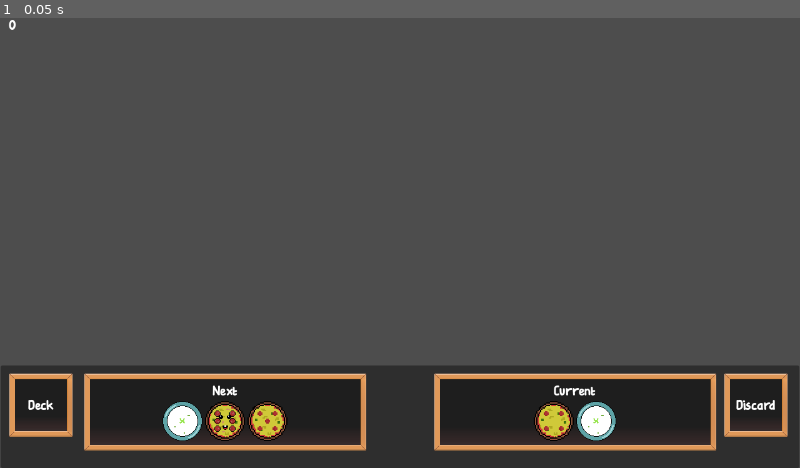
Above: before the commit, frame 1.
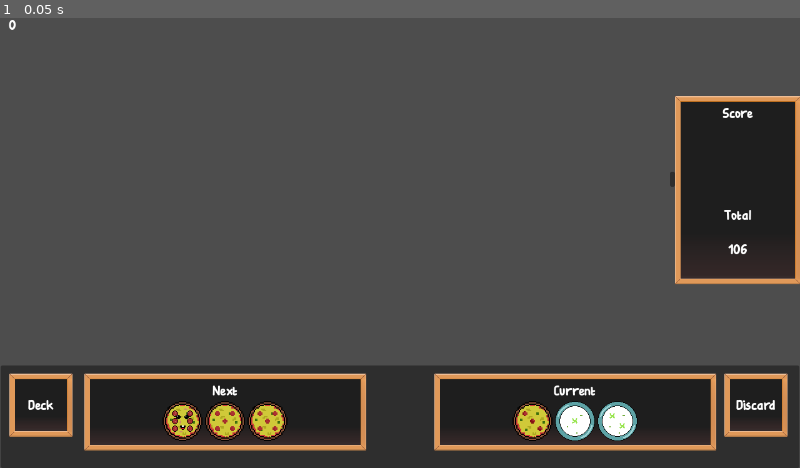
Above: after the commit, the same moment.

Repository: jshorte/dice-diner
Game: Godot game, scene res://Scenes/main.tscn
Same seed, same stepped clock (60 frames per second), same inputs: the game is played once before the commit and once after it.
Inputs:
- Up to frame 1 (0.05 s): no input

The runs differ from the first frame. In frame 1, 8.0% of the frame differs, in the area x 20-100%, y 17-94%.

Commit message:
Basic scoring

Diff:
--- a/Resources/Dice_types/garlic_dice.tres
+++ b/Resources/Dice_types/garlic_dice.tres
@@ -1,6 +1,6 @@
-[gd_resource type="Resource" script_class="Dice_template" load_steps=2 format=3 uid="uid://d1bd3e7avodog"]
+[gd_resource type="Resource" script_class="GarlicTemplate" load_steps=2 format=3 uid="uid://d1bd3e7avodog"]
 
-[ext_resource type="Script" uid="uid://tlp6wwagkgy7" path="res://Scripts/Dice/dice_resource_template.gd" id="1_lscw0"]
+[ext_resource type="Script" uid="uid://cq350s7x2jq0n" path="res://Scripts/Dice/Templates/garlic_template.gd" id="1_lscw0"]
 
 [resource]
 script = ExtResource("1_lscw0")
--- a/Resources/Dice_types/pizza_dice.tres
+++ b/Resources/Dice_types/pizza_dice.tres
@@ -1,6 +1,6 @@
-[gd_resource type="Resource" script_class="Dice_template" load_steps=2 format=3 uid="uid://b2uvb152kdiy3"]
+[gd_resource type="Resource" script_class="PizzaTemplate" load_steps=2 format=3 uid="uid://b2uvb152kdiy3"]
 
-[ext_resource type="Script" uid="uid://tlp6wwagkgy7" path="res://Scripts/Dice/dice_resource_template.gd" id="1_b4wed"]
+[ext_resource type="Script" uid="uid://cch8ohfe7e5n5" path="res://Scripts/Dice/Templates/pizza_template.gd" id="1_b4wed"]
 
 [resource]
 script = ExtResource("1_b4wed")
--- a/Scenes/hud.tscn
+++ b/Scenes/hud.tscn
@@ -125,6 +125,7 @@
 alignment = 1
 
 [node name="Deck" type="PanelContainer" parent="Bottom Bar"]
+unique_name_in_owner = true
 layout_mode = 0
 offset_left = 15.0
 offset_top = 570.0
@@ -137,22 +138,23 @@
 text = "Deck"
 horizontal_alignment = 1
 
-[node name="Deck Preview" type="PanelContainer" parent="Bottom Bar"]
-visible = false
+[node name="DeckPreview" type="PanelContainer" parent="Bottom Bar"]
+unique_name_in_owner = true
 layout_mode = 2
 offset_left = 16.0
 offset_top = 440.0
-offset_right = 46.0
+offset_right = 115.0
 offset_bottom = 548.0
 theme_override_styles/panel = ExtResource("3_ioopo")
 
-[node name="DeckHBox" type="HBoxContainer" parent="Bottom Bar/Deck Preview"]
+[node name="DeckHBox" type="HBoxContainer" parent="Bottom Bar/DeckPreview"]
 unique_name_in_owner = true
 layout_mode = 2
 size_flags_horizontal = 0
 size_flags_vertical = 4
 
 [node name="Discard" type="PanelContainer" parent="Bottom Bar"]
+unique_name_in_owner = true
 layout_mode = 0
 offset_left = 1159.0
 offset_top = 570.0
@@ -166,16 +168,18 @@
 horizontal_alignment = 1
 vertical_alignment = 1
 
-[node name="Discard Preview" type="PanelContainer" parent="Bottom Bar"]
-visible = false
-layout_mode = 2
-offset_left = 1237.0
+[node name="DiscardPreview" type="PanelContainer" parent="Bottom Bar"]
+unique_name_in_owner = true
+layout_mode = 2
+offset_left = 1159.0
 offset_top = 441.0
-offset_right = 1267.0
+offset_right = 1260.0
 offset_bottom = 549.0
-theme_override_styles/panel = ExtResource("3_ioopo")
-
-[node name="DiscardHBox" type="HBoxContainer" parent="Bottom Bar/Discard Preview"]
+grow_horizontal = 0
+pivot_offset = Vector2(99, 105)
+theme_override_styles/panel = ExtResource("3_ioopo")
+
+[node name="DiscardHBox" type="HBoxContainer" parent="Bottom Bar/DiscardPreview"]
 unique_name_in_owner = true
 layout_mode = 2
 size_flags_vertical = 4
@@ -203,17 +207,17 @@
 alignment = 1
 
 [node name="Active Panel" type="Control" parent="."]
+layout_mode = 3
+anchors_preset = 0
+offset_right = 40.0
+offset_bottom = 40.0
+
+[node name="Active" type="Panel" parent="Active Panel"]
 visible = false
-layout_mode = 3
-anchors_preset = 0
-offset_right = 40.0
-offset_bottom = 40.0
-
-[node name="Active" type="Panel" parent="Active Panel"]
-layout_mode = 0
-offset_top = 192.0
+layout_mode = 0
+offset_top = 123.0
 offset_right = 200.0
-offset_bottom = 492.0
+offset_bottom = 423.0
 theme_override_styles/panel = ExtResource("3_ioopo")
 
 [node name="Current Text" type="Label" parent="Active Panel/Active"]
@@ -239,7 +243,6 @@
 script = ExtResource("4_owgk4")
 
 [node name="Score Panel" type="Control" parent="."]
-visible = false
 layout_mode = 3
 anchors_preset = 0
 offset_right = 40.0
@@ -248,9 +251,9 @@
 [node name="Score" type="Panel" parent="Score Panel"]
 layout_mode = 0
 offset_left = 1080.0
-offset_top = 192.0
+offset_top = 126.0
 offset_right = 1280.0
-offset_bottom = 492.0
+offset_bottom = 426.0
 
 [node name="Score_Show_Hide" type="Button" parent="Score Panel/Score"]
 layout_mode = 2
--- a/Scenes/main.tscn
+++ b/Scenes/main.tscn
@@ -1,8 +1,9 @@
-[gd_scene load_steps=6 format=3 uid="uid://c2chpl83qlbgg"]
+[gd_scene load_steps=7 format=3 uid="uid://c2chpl83qlbgg"]
 
 [ext_resource type="Script" uid="uid://dr3k335nwyl6p" path="res://Scripts/main.gd" id="1_8gbba"]
 [ext_resource type="PackedScene" uid="uid://bdu3kdmck2ij3" path="res://Scenes/hud.tscn" id="2_bo1nx"]
 [ext_resource type="Script" uid="uid://dp8trb1b32k15" path="res://Scripts/Managers/deck_manager.gd" id="2_jjvhh"]
+[ext_resource type="Script" uid="uid://cx7jyyuceqadj" path="res://Scripts/Managers/score_manager.gd" id="3_jjvhh"]
 
 [sub_resource type="RectangleShape2D" id="RectangleShape2D_bo1nx"]
 size = Vector2(1920, 20)
@@ -17,6 +18,9 @@
 
 [node name="DeckManager" type="Node" parent="Managers"]
 script = ExtResource("2_jjvhh")
+
+[node name="ScoreManager" type="Node" parent="Managers"]
+script = ExtResource("3_jjvhh")
 
 [node name="HUD" parent="Managers" instance=ExtResource("2_bo1nx")]
 
--- a/Scripts/Dice/dice_resource_template.gd
+++ b/Scripts/Dice/Templates/dice_template.gd
@@ -8,3 +8,9 @@
 @export var dice_sprite_animation_path : String
 @export var dice_type: G_ENUM.DiceType
 @export var dice_name : String
+
+func calculate_score(dice: Dice) -> int:
+    if dice.special_interactions.has("garlic"):
+        var garlic = dice.special_interactions["garlic"]
+
+    return dice._face_value
--- /dev/null
+++ b/Scripts/Dice/Templates/garlic_template.gd
@@ -0,0 +1,7 @@
+class_name GarlicTemplate extends DiceTemplate
+
+func calculate_score(dice: Dice) -> int:
+    if dice.first_collision_dice:
+        var other = dice.first_collision_dice
+        return (other._face_value + other.bonus_score) * dice._face_value
+    return 0
--- /dev/null
+++ b/Scripts/Dice/Templates/pizza_template.gd
@@ -0,0 +1,4 @@
+class_name PizzaTemplate extends DiceTemplate
+
+func calculate_score(dice: Dice) -> int:
+	return dice._face_value + dice.bonus_score
--- a/Scripts/Dice/dice.gd
+++ b/Scripts/Dice/dice.gd
@@ -27,8 +27,11 @@
 const STRENGTH_MULTIPLIER: float = 10.0
 const UNITS_TO_PIXELS : float = 3.2
 
-var arrow: Node2D = null
-var arrow_scene = preload("res://Scenes/arrow.tscn")
+var score: int = 0
+var bonus_score: int = 0
+
+var _arrow: Node2D = null
+var _arrow_scene = preload("res://Scenes/arrow.tscn")
 var _cached_sprite_frames = null
 
 func initialise_values_from_template():
@@ -38,7 +41,6 @@
 		_max_value = dice_template.dice_max
 		_interval = dice_template.dice_interval
 		_type = dice_template.dice_type
-		_available_values.clear()
 		for n in range(_min_value, _max_value + 1, _interval):
 			_available_values.append(n)
 		_available_values_index = randi() % _available_values.size()
@@ -51,10 +53,12 @@
 		roll_animation.pause()
 
 func _ready() -> void:
+	SignalManager.reset_dice_score.connect(_reset_score)
 	_initialise_visuals_from_template()
-	arrow = arrow_scene.instantiate()
-	add_child(arrow)
+	_arrow = _arrow_scene.instantiate()
+	add_child(_arrow)
 	hide_arrow()
+	connect("body_entered", _on_body_entered)
 
 
 func _physics_process(delta: float) -> void:
@@ -128,18 +132,18 @@
 	return get_input_vector().normalized()
 
 func show_arrow():
-	arrow.visible = true
+	_arrow.visible = true
 
 func hide_arrow():
-	arrow.visible = false
+	_arrow.visible = false
 
 func update_arrow():
 	show_arrow()
 	var center = global_position
 	var current_angle = center.angle_to_point(get_global_mouse_position())
 	var point_on_circle = calculate_circle_point(dice_radius, current_angle, center)
-	arrow.global_position = point_on_circle
-	arrow.rotation = current_angle - rotation
+	_arrow.global_position = point_on_circle
+	_arrow.rotation = current_angle - rotation
 
 func set_dice_selection(new_selection: G_ENUM.DiceSelection):
 	if dice_selection == new_selection:
@@ -187,3 +191,31 @@
 	if _cached_sprite_frames:
 		return _cached_sprite_frames.get_frame_texture("All", sprite_frame)
 	return null
+
+
+func get_score() -> int:
+	if not dice_template:
+		return 0
+
+	return dice_template.calculate_score(self)
+
+
+func _reset_score():
+	score = 0
+	bonus_score = 0
+
+
+func _on_body_entered(body: Node) -> void:
+	if _type == G_ENUM.DiceType.PIZZA:
+		bonus_score += 1
+		print("Bonus score increased to: ", bonus_score)
+
+
+func roll_face():
+	if not dice_template:
+		return
+	_available_values_index = randi() % _available_values.size()
+	_face_value = _available_values[_available_values_index]
+
+	if roll_animation:
+		roll_animation.frame = _available_values_index
--- a/Scripts/Managers/deck_manager.gd
+++ b/Scripts/Managers/deck_manager.gd
@@ -8,9 +8,13 @@
 var _next : Array = []
 var _current : Array = []
 var _discard : Array = []
-var _draw_amount : int = 5
-var _transfer_amount : int = 2
+var _draw_amount : int = 3
+# var _transfer_amount : int = 2
 var _player_inventory : Array = [
+	G_ENUM.DiceType.PIZZA,
+	G_ENUM.DiceType.PIZZA,
+	G_ENUM.DiceType.PIZZA,
+	G_ENUM.DiceType.PIZZA,
 	G_ENUM.DiceType.PIZZA,
 	G_ENUM.DiceType.PIZZA,
 	G_ENUM.DiceType.PIZZA,
@@ -23,6 +27,7 @@
 func _ready():
 	SignalManager.request_deck_load.connect(_on_load_deck)
 	SignalManager.request_deck_draw.connect(_on_request_deck_draw)
+	SignalManager.phase_state_changed.connect(_on_phase_state_changed)
 	SignalManager.emit_ready.connect(_emit_ready)
 
 
@@ -30,7 +35,15 @@
 	SignalManager.deck_manager_ready.emit()
 
 
-func _draw_to_next():
+func _on_phase_state_changed(new_state: G_ENUM.PhaseState):
+	if new_state == G_ENUM.PhaseState.DRAW:
+		_transfer_current_to_discard()
+		_transfer_next_to_current()
+		_transfer_draw_to_next()
+		SignalManager.draw_completed.emit()
+
+
+func _transfer_draw_to_next():
 	if _deck.size() < _draw_amount and _discard.size() > 0:
 		_reshuffle_discard_into_deck()
 	var drawn = []
@@ -44,17 +57,27 @@
 
 
 func _transfer_next_to_current():
-	for i in min(_transfer_amount, _next.size()):
+	for i in _next.size():
 		var dice = _next.pop_front()
 		SignalManager.remove_from_deck_panel.emit(G_ENUM.DeckArea.NEXT, dice)
 		_current.append(dice)
 		SignalManager.add_to_deck_panel.emit(G_ENUM.DeckArea.CURRENT, dice)
 
 
+func _transfer_current_to_discard():
+	for dice in _current:
+		SignalManager.remove_from_deck_panel.emit(G_ENUM.DeckArea.CURRENT, dice)
+		_discard.append(dice)
+		SignalManager.add_to_deck_panel.emit(G_ENUM.DeckArea.DISCARD, dice)
+	_current.clear()
+
+
 func _reshuffle_discard_into_deck():
 	_deck = _discard.duplicate()
 	_discard.clear()
 	_deck.shuffle()
+	for dice in _deck:
+		dice.roll_face()
 
 
 func _on_load_deck():
@@ -79,5 +102,6 @@
 
 
 func _on_request_deck_draw():
-	_draw_to_next()
+	_transfer_draw_to_next()
 	_transfer_next_to_current()
+	_transfer_draw_to_next()
--- a/Scripts/Managers/score_manager.gd
+++ b/Scripts/Managers/score_manager.gd
@@ -1 +1,30 @@
 extends Node
+
+var dice_to_score: Array[Dice] = []
+var total_score: int = 0
+
+func _ready() -> void:
+	SignalManager.emit_ready.connect(_emit_ready)
+	SignalManager.dice_placed.connect(_on_dice_placed)
+	SignalManager.phase_state_changed.connect(_on_phase_state_changed)
+
+func _emit_ready():
+	SignalManager.score_manager_ready.emit()
+
+func _on_dice_placed(dice: Dice, position: Vector2):
+	dice_to_score.append(dice)
+
+func _on_phase_state_changed(new_state: G_ENUM.PhaseState):
+	if new_state == G_ENUM.PhaseState.SCORE:
+		_calculate_score()
+
+func _calculate_score():
+	var round_score: int = 0
+
+	for dice in dice_to_score:
+		round_score += dice.get_score()
+
+	total_score += round_score
+	print("Round Score: ", round_score)
+	print("Total Score: ", total_score)
+	SignalManager.score_completed.emit()
--- a/Scripts/Managers/signal_manager.gd
+++ b/Scripts/Managers/signal_manager.gd
@@ -3,6 +3,7 @@
 # Initialisation
 signal hud_manager_ready
 signal deck_manager_ready
+signal score_manager_ready
 signal emit_ready
 
 # Dice management
@@ -10,10 +11,12 @@
 signal dice_placed
 signal dice_started_moving
 signal dice_finished_moving
+signal reset_dice_score
 
 # Deck management
 signal request_deck_load
 signal request_deck_draw
+signal draw_completed
 
 # GUI management
 signal add_to_deck_panel
@@ -21,3 +24,6 @@
 
 # Game management
 signal phase_state_changed
+
+# Scoring management
+signal score_completed
--- a/Scripts/UI/deck_bar.gd
+++ b/Scripts/UI/deck_bar.gd
@@ -6,6 +6,8 @@
 var _selected_dice_sprite: TextureRect = null
 var _phase_state: G_ENUM.PhaseState = G_ENUM.PhaseState.PREPARE
 var _input_enabled: bool = true
+var _deck_preview_locked: bool = false
+var _discard_preview_locked: bool = false
 
 @onready var _current_hbox: HBoxContainer = get_node("%CurrentHBox")
 @onready var _next_hbox: HBoxContainer = get_node("%NextHBox")
@@ -14,11 +16,34 @@
 @onready var _current_dice_panel: PanelContainer = get_node("%CurrentDice")
 @onready var _play_area_panel: Panel = get_node("%PlayArea")
 
+## Deck Panels
+@onready var _deck_panel: PanelContainer = get_node("%Deck")
+@onready var _deck_preview_panel: PanelContainer = get_node("%DeckPreview")
+
+## Discard Panels
+@onready var _discard_panel: PanelContainer = get_node("%Discard")
+@onready var _discard_preview_panel: PanelContainer = get_node("%DiscardPreview")
+
+
+
+
 func _ready():
 	SignalManager.add_to_deck_panel.connect(_on_add_to_deck_panel)
 	SignalManager.remove_from_deck_panel.connect(_on_remove_from_deck_panel)
 	SignalManager.phase_state_changed.connect(_on_phase_state_changed)
 	SignalManager.emit_ready.connect(_emit_ready)
+
+	## Deck Panel Signals
+	_deck_panel.mouse_entered.connect(_on_deck_mouse_entered)
+	_deck_panel.mouse_exited.connect(_on_deck_mouse_exited)
+	_deck_panel.gui_input.connect(_on_deck_panel_gui_input)
+	_deck_preview_panel.visible = false
+
+	## Discard Panel Signals
+	_discard_panel.mouse_entered.connect(_on_discard_mouse_entered)
+	_discard_panel.mouse_exited.connect(_on_discard_mouse_exited)
+	_discard_panel.gui_input.connect(_on_discard_panel_gui_input)
+	_discard_preview_panel.visible = false
 
 func _emit_ready():
 	SignalManager.hud_manager_ready.emit()
@@ -125,3 +150,37 @@
 func _on_phase_state_changed(new_state: G_ENUM.PhaseState) -> void:
 	_phase_state = new_state
 	_input_enabled = (new_state == G_ENUM.PhaseState.PREPARE)
+
+## DECK PANEL FUNCTIONS
+func _on_deck_mouse_entered():
+	_deck_preview_panel.visible = true
+
+
+func _on_deck_mouse_exited():
+	if not _deck_preview_locked:
+		_deck_preview_panel.visible = false
+
+
+func _on_deck_panel_gui_input(event):
+	if event is InputEventMouseButton and \
+	event.pressed and \
+	event.button_index == MOUSE_BUTTON_LEFT:
+		_deck_preview_locked = not _deck_preview_locked
+		_deck_preview_panel.visible = _deck_preview_locked
+
+## DISCARD PANEL FUNCTIONS
+func _on_discard_mouse_entered():
+	_discard_preview_panel.visible = true
+
+
+func _on_discard_mouse_exited():
+	if not _discard_preview_locked:
+		_discard_preview_panel.visible = false
+
+
+func _on_discard_panel_gui_input(event):
+	if event is InputEventMouseButton and \
+	event.pressed and \
+	event.button_index == MOUSE_BUTTON_LEFT:
+		_discard_preview_locked = not _discard_preview_locked
+		_discard_preview_panel.visible = _discard_preview_locked
--- a/Scripts/g_enum.gd
+++ b/Scripts/g_enum.gd
@@ -6,4 +6,4 @@
 enum DiceSelection { DISABLED, ACTIVE, INACTIVE }
 enum DiceState { MOVING, STATIONARY }
 enum GameState { SELECT, PLAY, SCORE }
-enum PhaseState { PREPARE, ROLL, DRAW }
+enum PhaseState { PREPARE, ROLL, SCORE, DRAW }
--- a/Scripts/main.gd
+++ b/Scripts/main.gd
@@ -4,31 +4,72 @@
 var _stationary_dice_count: int = 0
 var _isHUDReady: bool = false
 var _isDeckReady: bool = false
+var _isScoreReady: bool = false
 var _phase_state: G_ENUM.PhaseState = G_ENUM.PhaseState.PREPARE
 
 @onready var _dice_tree_node = get_node("%Dice")
 
+#region Initialisation
+############################################################
+####					Initialisation					####
+############################################################
 func _ready():
 	SignalManager.hud_manager_ready.connect(_on_hud_manager_ready)
 	SignalManager.deck_manager_ready.connect(_on_deck_manager_ready)
+	SignalManager.score_manager_ready.connect(_on_score_manager_ready)
 	SignalManager.dice_placed.connect(_on_dice_placed)
 	SignalManager.dice_started_moving.connect(_on_dice_started_moving)
 	SignalManager.dice_finished_moving.connect(_on_dice_finished_moving)
+	SignalManager.score_completed.connect(_on_score_completed)
+	SignalManager.draw_completed.connect(_on_draw_completed)
 	SignalManager.emit_ready.emit() # Tell children that the main node is ready
 
-# Initialisation
+
 func _on_hud_manager_ready():
 	_isHUDReady = true
 	_check_all_ready()
+
 
 func _on_deck_manager_ready():
 	_isDeckReady = true
 	_check_all_ready()
 
+
+func _on_score_manager_ready():
+	_isScoreReady = true
+	_check_all_ready()
+
+
 func _check_all_ready():
-	if _isHUDReady and _isDeckReady:
+	if _isHUDReady and _isDeckReady and _isScoreReady:
 		_phase_state = G_ENUM.PhaseState.PREPARE
 		SignalManager.request_deck_load.emit()
+#endregion Initialisation
+#region Dice Logic
+########################################################
+####					Dice Logic					####
+########################################################
+func _on_dice_started_moving():
+	_stationary_dice_count -= 1
+	print("Stationary dice count: ", _stationary_dice_count, "/", _total_dice_in_play)
+
+
+func _reset_dice_counters():
+	_total_dice_in_play = 0
+	_stationary_dice_count = 0
+#endregion Dice Logic
+#region State Management
+################################################################
+####					STATE MANAGEMENT					####
+################################################################
+func set_phase_state(state: G_ENUM.PhaseState):
+	if _phase_state == state:
+		return
+
+	_phase_state = state
+	print("Phase state changed to: ", _phase_state)
+	SignalManager.phase_state_changed.emit(_phase_state)
+
 
 func _on_dice_placed(dice: Dice, position: Vector2):
 	set_phase_state(G_ENUM.PhaseState.ROLL)
@@ -43,37 +84,20 @@
 		if d.dice_state == G_ENUM.DiceState.STATIONARY:
 			_stationary_dice_count += 1
 
-func set_phase_state(state: G_ENUM.PhaseState):
-	if _phase_state == state:
-		return
-
-	_phase_state = state
-	print("Phase state changed to: ", _phase_state)
-	SignalManager.phase_state_changed.emit(_phase_state)
-
-
-func _on_dice_started_moving():
-	_stationary_dice_count -= 1
-	print("Stationary dice count: ", _stationary_dice_count, "/", _total_dice_in_play)
-
 
 func _on_dice_finished_moving():
 	_stationary_dice_count += 1
 	print("Stationary dice count: ", _stationary_dice_count, "/", _total_dice_in_play)
 
 	if _stationary_dice_count == _total_dice_in_play:
-		print("All dice are stationary, setting phase to DRAW")
-		# TODO: Work out if we want to draw or select remaining dice
-		set_phase_state(G_ENUM.PhaseState.PREPARE)
+		set_phase_state(G_ENUM.PhaseState.SCORE)
 
 
-func _all_dice_stationary() -> bool:
-	for dice in _dice_tree_node.get_children():
-		if dice.dice_state != G_ENUM.DiceState.STATIONARY:
-			return false
-	return true
+func _on_score_completed():
+	SignalManager.reset_dice_score.emit()
+	set_phase_state(G_ENUM.PhaseState.DRAW)
 
 
-func _reset_dice_counters():
-	_total_dice_in_play = 0
-	_stationary_dice_count = 0
+func _on_draw_completed():
+	set_phase_state(G_ENUM.PhaseState.PREPARE)
+#endregion State Management
Renamed: Scripts/Dice/dice_resource_template.gd.uid -> Scripts/Dice/Templates/dice_template.gd.uid
Not shown, added: Scripts/Dice/Templates/garlic_template.gd.uid
Not shown, added: Scripts/Dice/Templates/pizza_template.gd.uid
